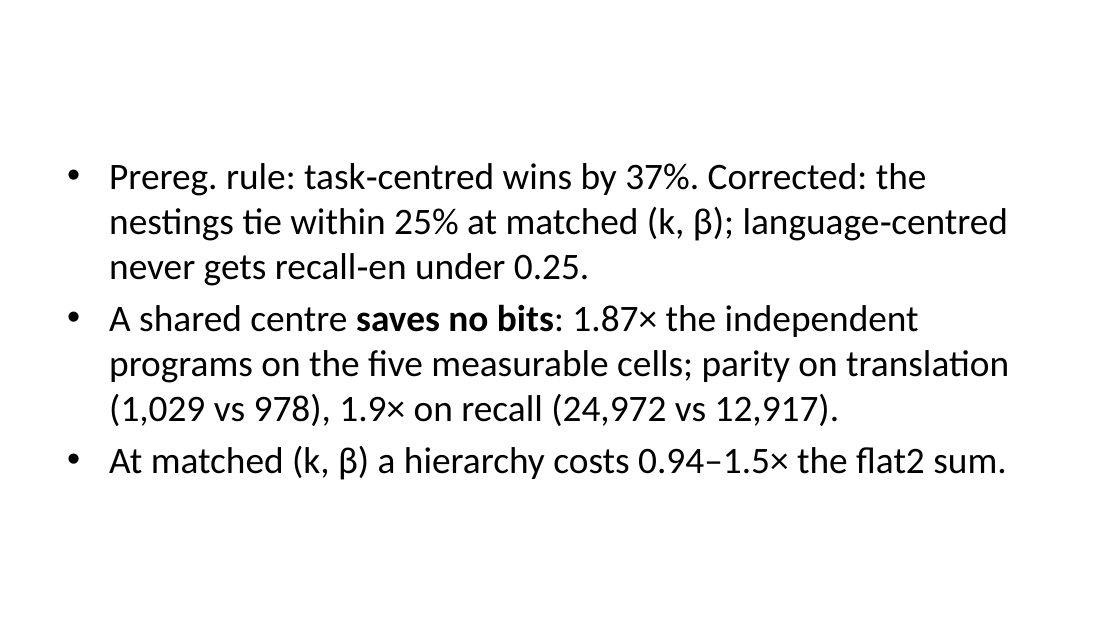
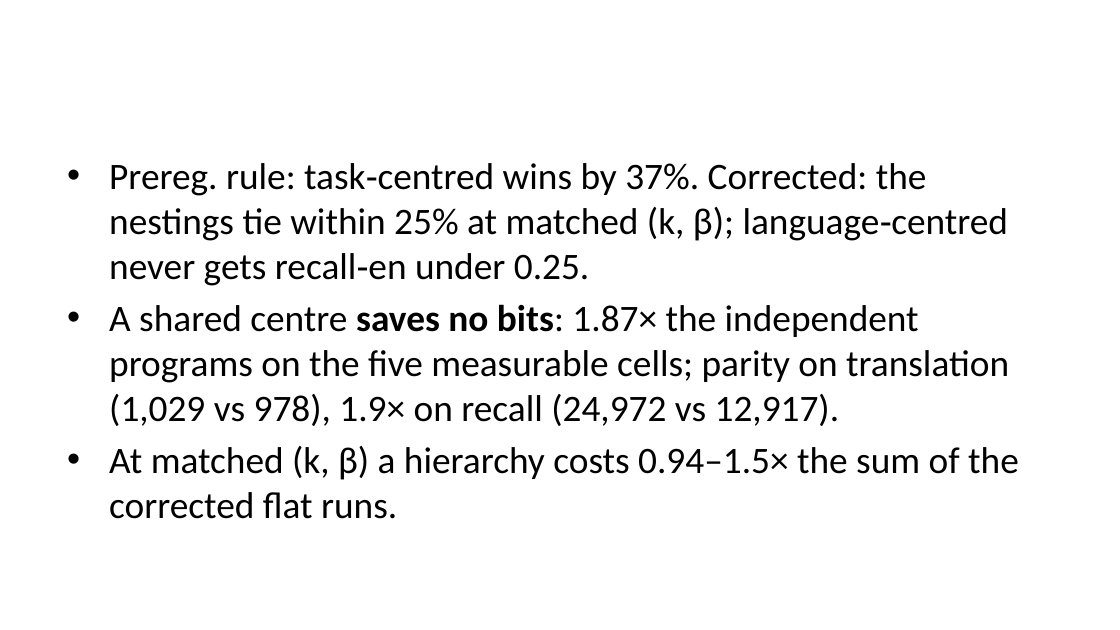
Before and after one commit to sirotenkogeorgii/prefix-programs, a slide deck: slide 11 of slides/slides.pptx. Drawn at 1120x630 pixels with LibreOffice and Linux fonts; fonts in the diff are those of the drawing. Boxes give left, top, right and bottom in pixels: in the first picture for what was removed or moved away, otherwise in the second. Text is boxed around its words. In the diff, an @@ line names an element or a change of style, - is before the commit and + after.

```diff
--- a/slides/slides.pptx
+++ b/slides/slides.pptx
@@ text at (109,446,1019,519): text changed @@
-• At matched (k, β) a hierarchy costs 0.94–1.5× the flat2 sum.
+• At matched (k, β) a hierarchy costs 0.94–1.5× the sum of the corrected flat runs.
```
Also in this commit, not shown: 4 other files.
